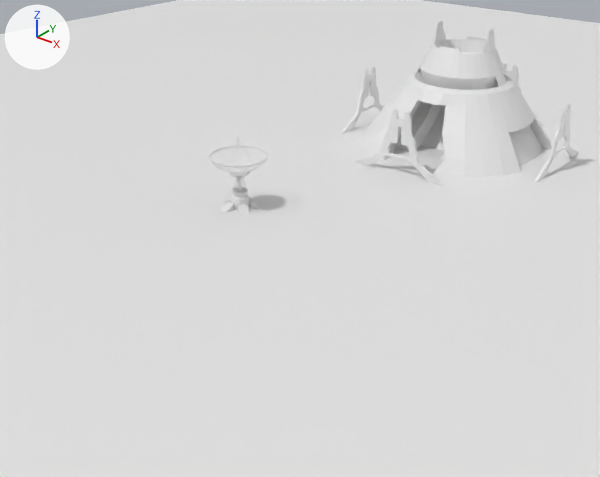
What one commit did to the glTF model public/models/hadleys.glb.
Camera for both pictures: a 50 mm lens placed at (7.02, -11.0, 5.2), pointed at (0.07, -2.32, -0.18). The axes (+X, +Y, +Z) are drawn at upper left. The lights are the same throughout. Where no turn or scale is listed for an object, it has been applied to the vertices.
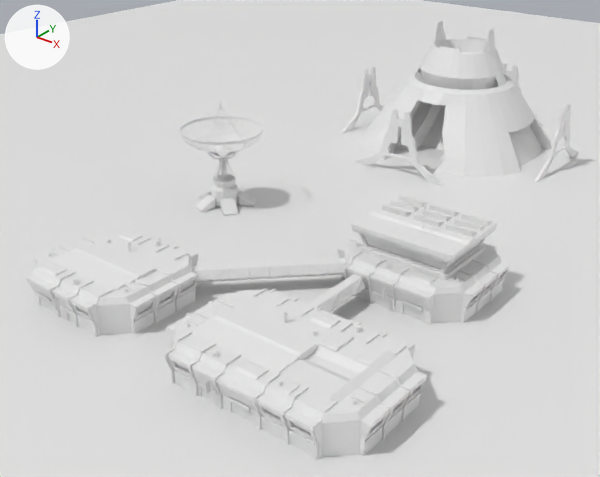
The change, as a diff of the scene's bpy script:
```diff
--- a/public/models/hadleys.glb.py
+++ b/public/models/hadleys.glb.py
@@ me_cube_005 @@
+me_cube_005.from_pydata(...)  # 48 vertices, 24 faces; spans x -0.93..0.93, y -0.82..0.82, z 0.0..0.33
@@ me_cube_013 @@
+me_cube_013.from_pydata(...)  # 60 vertices, 30 faces; spans x -5.55..5.55, y -3.49..3.49, z 0.0..1.43
@@ me_cube_011 @@
+me_cube_011.from_pydata(...)  # 80 vertices, 48 faces; spans x -6.08..6.08, y -5.31..5.08, z 0.0..4.75
@@ me_cube_010 @@
+me_cube_010.from_pydata(...)  # 2781 vertices, 5356 faces; spans x -5.81..5.81, y -3.87..3.87, z 0.0..2.53
@@ me_cube_009 @@
+me_cube_009.from_pydata(...)  # 1859 vertices, 3544 faces; spans x -0.99..0.99, y -0.91..0.91, z 0.0..0.59
@@ me_cube_008 @@
+me_cube_008.from_pydata(...)  # 184 vertices, 384 faces; spans x -0.8..0.37, y -0.53..3.72, z -0.28..0.4
@@ me_cube_007 @@
+me_cube_007.from_pydata(...)  # 2262 vertices, 4266 faces; spans x -6.48..6.48, y -5.9..5.96, z 0.0..7.71
@@ me_cube_006 @@
+me_cube_006.from_pydata(...)  # 400 vertices, 768 faces; spans x -0.97..0.19, y -4.25..4.25, z 0.0..0.68
@@ ob_cylinder_008 @@
 ob_cylinder_008 = bpy.data.objects.new('Cylinder.008', me_cylinder_011)
-ob_cylinder_008.location = (-1.14, -2.29, -0.01)
+ob_cylinder_008.location = (-1.41, -2.35, 0.03)
+ob_cylinder_008.scale = (1.42, 1.42, 1.42)
@@ ob_sphere_005 @@
 ob_sphere_005 = bpy.data.objects.new('Sphere.005', me_sphere_007)
-ob_sphere_005.location = (-1.14, -2.29, 0.5)
+ob_sphere_005.location = (-1.41, -2.35, 0.75)
+ob_sphere_005.scale = (1.42, 1.42, 1.42)
@@ ob_cube_013 @@
+ob_cube_013 = bpy.data.objects.new('Cube.013', me_cube_005)
+ob_cube_013.location = (-0.5, -5.3, 0.0)
@@ ob_cube_012 @@
+ob_cube_012 = bpy.data.objects.new('Cube.012', me_cube_013)
+ob_cube_012.location = (2.4, -5.38, 0.0)
+ob_cube_012.scale = (0.234, -0.234, 0.234)
@@ ob_cube_011 @@
+ob_cube_011 = bpy.data.objects.new('Cube.011', me_cube_011)
+ob_cube_011.location = (2.35, -2.69, 0.0)
+ob_cube_011.scale = (0.153, -0.153, 0.153)
@@ ob_cube_009 @@
+ob_cube_009 = bpy.data.objects.new('Cube.009', me_cube_010)
+ob_cube_009.location = (2.4, -5.38, 0.0)
+ob_cube_009.scale = (0.234, -0.234, 0.234)
@@ ob_cube_008 @@
+ob_cube_008 = bpy.data.objects.new('Cube.008', me_cube_009)
+ob_cube_008.location = (-0.5, -5.3, 0.0)
@@ ob_cube_007 @@
+ob_cube_007 = bpy.data.objects.new('Cube.007', me_cube_008)
+ob_cube_007.location = (2.0, -3.67, 0.25)
+ob_cube_007.scale = (0.234, -0.234, 0.234)
@@ ob_cube_006 @@
+ob_cube_006 = bpy.data.objects.new('Cube.006', me_cube_007)
+ob_cube_006.location = (2.35, -2.69, 0.0)
+ob_cube_006.scale = (0.153, -0.153, 0.153)
@@ ob_cube_005 @@
+ob_cube_005 = bpy.data.objects.new('Cube.005', me_cube_006)
+ob_cube_005.location = (0.96, -4.05, 0.18)
+ob_cube_005.rotation_euler = (0.0, 0.0, -0.785)  # degrees (0, 0, -45)
+ob_cube_005.scale = (0.234, -0.234, 0.234)
```

Location of each change, [x1, y1, x2, y2] in pixels of the pictures (600 x 477 px):
'Cube.009', added
    after: [164, 288, 427, 460]
'Cube.006', added
    after: [337, 196, 510, 325]
'Cube.008', added
    after: [26, 229, 198, 337]
'Cube.005', added
    after: [192, 258, 347, 283]
'Sphere.005', moved, rescaled (40% wider, 47% taller)
    before: [209, 142, 268, 177]
    after: [180, 108, 263, 160]
'Cylinder.008', moved, rescaled (48% wider, 50% taller)
    before: [220, 176, 261, 215]
    after: [195, 157, 256, 216]
'Cube.007', added
    after: [308, 274, 366, 312]
'Cube.011', added
    after: [364, 236, 502, 321]
'Cube.012', added
    after: [176, 363, 310, 433]
'Cube.013', added
    after: [40, 281, 193, 323]
